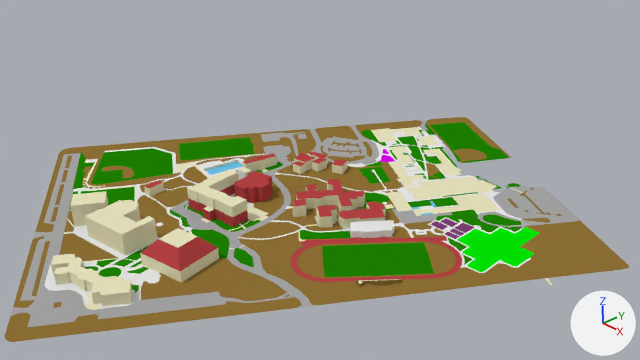
Before and after pictures for a commit that changed the Blender file SHP/Assets/Models/shs_map.blend.
Before and after are seen from the file's camera 'Camera'. The lights are fixed; the arrows at lower right show +X, +Y and +Z.

The older version as bpy lines, for what is in view:
```python
me_cube_001 = bpy.data.meshes.new('Cube.001')
me_cube_001.from_pydata(...)  # 3133 vertices, 1490 faces, 60 loose edges; spans x -4.64..4.54, y -4.76..4.89, z -0.04..0.38
me_cube_001.materials.append(mat_default)  # beige #e7e3bd
me_cube_001.materials.append(mat_greens)  # green #1d8100
me_cube_001.materials.append(mat_concrete)  # white #e7e7e7
me_cube_001.materials.append(mat_asphalt)  # grey #a5a5a5
me_cube_001.materials.append(mat_dirt)  # brown #8f7136
me_cube_001.materials.append(mat_hotpink)  # pink #d400e7
me_cube_001.materials.append(mat_material_001)  # blue #68c0e7
me_cube_001.materials.append(mat_roof)  # red #b44143
me_cube_001.materials.append(mat_tennis_court)  # green #00e701
me_cube_001.materials.append(mat_material_002)  # dark purple #7c3c75
ob_cube = bpy.data.objects.new('Cube', me_cube_001)
ob_cube.location = (0.0, 0.0, 0.04)
```
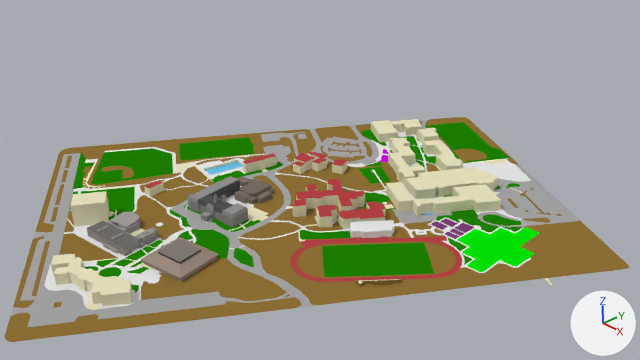
What differs and where, as boxes [x1, y1, x2, y2] in the pictures (640 x 360 px):
'Mesh18 skpB13D1 Component_1_1 Model', added
    after: [141, 237, 218, 282]
    faces in mat_auto_4 (its picture is missing): [141, 237, 218, 282]
    faces in mat_auto_7 (its picture is missing): [158, 240, 201, 262]
'Mesh20 skp3CA7_1 Component_2_1 Model', added
    after: [187, 176, 248, 227]
    faces in mat_auto_9 (its picture is missing): [187, 194, 248, 227]
    faces in mat_auto_8 (its picture is missing): [189, 176, 248, 219]
    faces in mat_auto_10 (its picture is missing): [198, 180, 241, 213]
'Mesh41 skp45AC1 Component_4_1 Model', added
    after: [87, 211, 158, 256]
    faces in mat_auto_15 (its picture is missing): [96, 212, 157, 256]
    faces in mat_auto_17 (its picture is missing): [88, 221, 138, 247]
    faces in mat_auto_14 (its picture is missing): [87, 211, 157, 256]
    faces in mat_auto_16 (its picture is missing): [97, 222, 158, 247]
'Mesh5 skp8FA9_1 Component1 Model', added (brown)
    after: [234, 176, 274, 204]
    faces in mat_auto_1 (its picture is missing): [235, 179, 272, 204]
    faces in mat_auto (its picture is missing): [234, 176, 274, 204]
part 1 of me_cube_001, built on
    before: [406, 149, 499, 213]
    after: [371, 119, 531, 216]
part 2 of me_cube_001, cut back
    before: [73, 167, 287, 301]
    after: [73, 208, 287, 301]

Diff of the bpy script that builds the scene:
```diff
--- a/SHP/Assets/Models/shs_map.blend.py
+++ b/SHP/Assets/Models/shs_map.blend.py
@@ me_cube_001 @@
-me_cube_001.from_pydata(...)  # 3133 vertices, 1490 faces, 60 loose edges; spans x -4.64..4.54, y -4.76..4.89, z -0.04..0.38
+me_cube_001.from_pydata(...)  # 3228 vertices, 1584 faces, 5 loose edges; spans x -4.64..4.54, y -4.76..4.89, z -0.04..0.35
+# me_cube_001 part 1: 6 vertices removed from x 0.93..1.97, y 1.53..2.65, z 0.0; 267 vertices added at x -1.23..2.41, y 0.87..3.76, z 0.0..0.17
+# me_cube_001 part 2: 186 vertices removed from x -1.44..0.62, y -2.95..-0.08, z 0.0..0.38; 20 vertices added at x -1.44..0.58, y -2.94..-1.94, z 0.0
 me_cube_001.materials.append(mat_default)
@@ ob_mesh20_skp3ca7_1_component_2_1_model @@
+ob_mesh20_skp3ca7_1_component_2_1_model = bpy.data.objects.new('Mesh20 skp3CA7_1 Component_2_1 Model', me_mesh20_skp3ca7_1_component_2_1_model)  # 220 vertices, 190 faces; spans x -2806.0..486.0, y -62.0..1096.0, z 2071.0..5133.0; in mat_auto_8 (its picture is missing), mat_auto_9 (its picture is missing), mat_auto_10 (its picture is missing), mat_auto_11 (its picture is missing)
+ob_mesh20_skp3ca7_1_component_2_1_model.location = (-0.22, 0.24, 0.06)
+ob_mesh20_skp3ca7_1_component_2_1_model.rotation_euler = (1.571, 0.0, 0.0)  # degrees (90, 0, 0)
+ob_mesh20_skp3ca7_1_component_2_1_model.scale = (0.000334, 0.000334, 0.000334)
@@ ob_mesh5_skp8fa9_1_component1_model @@
+ob_mesh5_skp8fa9_1_component1_model = bpy.data.objects.new('Mesh5 skp8FA9_1 Component1 Model', me_mesh5_skp8fa9_1_component1_model)  # 86 vertices, 61 faces; spans x -3487.0..-1030.0, y -37.0..330.0, z -3747.0..-1998.0; in mat_auto_1 (its picture is missing), mat_auto (its picture is missing), mat_auto_2 (its picture is missing)
+ob_mesh5_skp8fa9_1_component1_model.location = (0.0, -1.41, 0.06)
+ob_mesh5_skp8fa9_1_component1_model.rotation_euler = (1.571, 0.0, 0.0)  # degrees (90, 0, 0)
+ob_mesh5_skp8fa9_1_component1_model.scale = (0.000352, 0.000352, 0.000352)
@@ ob_mesh18_skpb13d1_component_1_1_model @@
+ob_mesh18_skpb13d1_component_1_1_model = bpy.data.objects.new('Mesh18 skpB13D1 Component_1_1 Model', me_mesh18_skpb13d1_component_1_1_model)  # 24 vertices, 18 faces; spans x -298.0..2265.0, y -100.0..413.0, z 6682.0..9110.0; in mat_auto_4 (its picture is missing), mat_auto_6 (its picture is missing), mat_auto_5 (its picture is missing), mat_auto_3 (its picture is missing), mat_auto_7 (its picture is missing)
+ob_mesh18_skpb13d1_component_1_1_model.location = (-0.18, 0.43, 0.07)
+ob_mesh18_skpb13d1_component_1_1_model.rotation_euler = (1.571, 0.0, 0.0)  # degrees (90, 0, 0)
+ob_mesh18_skpb13d1_component_1_1_model.scale = (0.000351, 0.000351, 0.000351)
@@ ob_mesh41_skp45ac1_component_4_1_model @@
+ob_mesh41_skp45ac1_component_4_1_model = bpy.data.objects.new('Mesh41 skp45AC1 Component_4_1 Model', me_mesh41_skp45ac1_component_4_1_model)  # 199 vertices, 157 faces; spans x 1819.0..4650.0, y -22.0..424.0, z -6954.0..-4761.0; in mat_auto_15 (its picture is missing), mat_auto_14 (its picture is missing), mat_auto_16 (its picture is missing), mat_auto_17 (its picture is missing)
+ob_mesh41_skp45ac1_component_4_1_model.location = (-2.06, -4.57, 0.05)
+ob_mesh41_skp45ac1_component_4_1_model.rotation_euler = (1.571, 0.0, 0.0)  # degrees (90, 0, 0)
+ob_mesh41_skp45ac1_component_4_1_model.scale = (0.00034, 0.00034, 0.00034)
```
